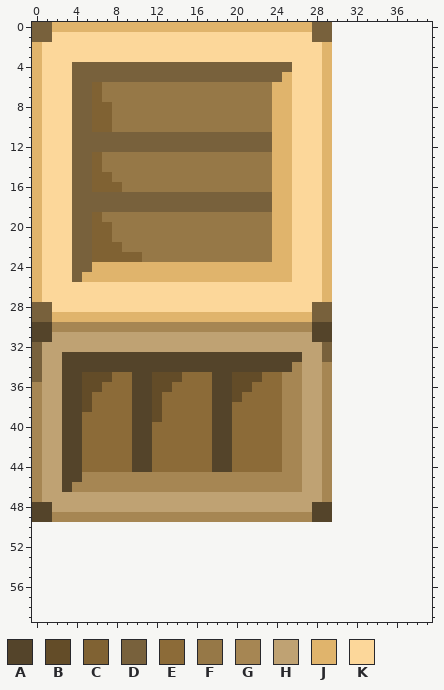
Pixel-art sprite, stored at textures/front_wall.png. Above: the version before the commit.
The file is 30x50 pixels. The old version is drawn lined up with the new one, on the new canvas.
Palette (. is transparent): A #54442a  B #634c28  C #806233  D #78613c  E #8c6b38  F #967847  G #a68653  H #bfa273  J #e0b46c  K #fcd79a
Now the later version:
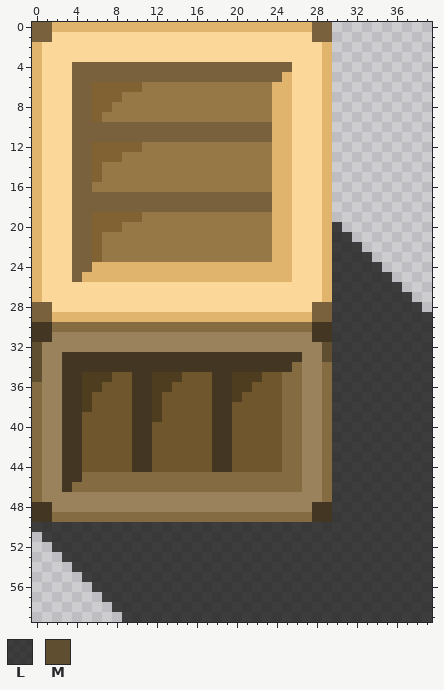
Colours new in this view: L #000000b3  M #604e30
Diff:
canvas 30x50 -> 40x60
@@ palette @@
-A #54442a
+A #433622
-B #634c28
+B #4f3d20
-E #8c6b38
+E #70562d
-G #a68653
+G #856b42
-H #bfa273
+H #99825c
@@ x 0..39 @@
  5 JKKKDDDDDDDDDDDDDDDDDDDDDJKKKJ..........
- 6 JKKKDDCFFFFFFFFFFFFFFFFFJJKKKJ..........
- 7 JKKKDDCFFFFFFFFFFFFFFFFFJJKKKJ..........
+ 6 JKKKDDCCCCCFFFFFFFFFFFFFJJKKKJ..........
+ 7 JKKKDDCCCFFFFFFFFFFFFFFFJJKKKJ..........
  8 JKKKDDCCFFFFFFFFFFFFFFFFJJKKKJ..........
- 9 JKKKDDCCFFFFFFFFFFFFFFFFJJKKKJ..........
-10 JKKKDDCCFFFFFFFFFFFFFFFFJJKKKJ..........
+ 9 JKKKDDCFFFFFFFFFFFFFFFFFJJKKKJ..........
+10 JKKKDDDDDDDDDDDDDDDDDDDDJJKKKJ..........
 11 JKKKDDDDDDDDDDDDDDDDDDDDJJKKKJ..........
-12 JKKKDDDDDDDDDDDDDDDDDDDDJJKKKJ..........
-13 JKKKDDCFFFFFFFFFFFFFFFFFJJKKKJ..........
+12 JKKKDDCCCCCFFFFFFFFFFFFFJJKKKJ..........
+13 JKKKDDCCCFFFFFFFFFFFFFFFJJKKKJ..........
 14 JKKKDDCFFFFFFFFFFFFFFFFFJJKKKJ..........
-15 JKKKDDCCFFFFFFFFFFFFFFFFJJKKKJ..........
-16 JKKKDDCCCFFFFFFFFFFFFFFFJJKKKJ..........
+15 JKKKDDCFFFFFFFFFFFFFFFFFJJKKKJ..........
+16 JKKKDDFFFFFFFFFFFFFFFFFFJJKKKJ..........
 17 JKKKDDDDDDDDDDDDDDDDDDDDJJKKKJ..........
 18 JKKKDDDDDDDDDDDDDDDDDDDDJJKKKJ..........
-19 JKKKDDCFFFFFFFFFFFFFFFFFJJKKKJ..........
-20 JKKKDDCCFFFFFFFFFFFFFFFFJJKKKJ..........
-21 JKKKDDCCFFFFFFFFFFFFFFFFJJKKKJ..........
-22 JKKKDDCCCFFFFFFFFFFFFFFFJJKKKJ..........
-23 JKKKDDCCCCCFFFFFFFFFFFFFJJKKKJ..........
-24 JKKKDDJJJJJJJJJJJJJJJJJJJJKKKJ..........
-25 JKKKDJJJJJJJJJJJJJJJJJJJJJKKKJ..........
-26 JKKKKKKKKKKKKKKKKKKKKKKKKKKKKJ..........
-27 JKKKKKKKKKKKKKKKKKKKKKKKKKKKKJ..........
-28 DDKKKKKKKKKKKKKKKKKKKKKKKKKKDD..........
-29 DDJJJJJJJJJJJJJJJJJJJJJJJJJJDD..........
-30 AAGGGGGGGGGGGGGGGGGGGGGGGGGGAA..........
-31 AAHHHHHHHHHHHHHHHHHHHHHHHHHHAA..........
-32 DHHHHHHHHHHHHHHHHHHHHHHHHHHHHD..........
-33 DHHAAAAAAAAAAAAAAAAAAAAAAAAHHD..........
-34 DHHAAAAAAAAAAAAAAAAAAAAAAAGHHG..........
-35 DHHAABBBEEAABBBEEEAABBBEEGGHHG..........
-36 GHHAABBEEEAABBEEEEAABBEEEGGHHG..........
-37 GHHAABEEEEAABEEEEEAABEEEEGGHHG..........
-38 GHHAABEEEEAABEEEEEAAEEEEEGGHHG..........
-39 GHHAAEEEEEAABEEEEEAAEEEEEGGHHG..........
-40 GHHAAEEEEEAAEEEEEEAAEEEEEGGHHG..........
-41 GHHAAEEEEEAAEEEEEEAAEEEEEGGHHG..........
-42 GHHAAEEEEEAAEEEEEEAAEEEEEGGHHG..........
-43 GHHAAEEEEEAAEEEEEEAAEEEEEGGHHG..........
-44 GHHAAEEEEEAAEEEEEEAAEEEEEGGHHG..........
-45 GHHAAGGGGGGGGGGGGGGGGGGGGGGHHG..........
-46 GHHAGGGGGGGGGGGGGGGGGGGGGGGHHG..........
-47 GHHHHHHHHHHHHHHHHHHHHHHHHHHHHG..........
-48 AAHHHHHHHHHHHHHHHHHHHHHHHHHHAA..........
-49 AAGGGGGGGGGGGGGGGGGGGGGGGGGGAA..........
-50 ........................................
-51 ........................................
-52 ........................................
-53 ........................................
-54 ........................................
-55 ........................................
-56 ........................................
-57 ........................................
-58 ........................................
-59 ........................................
+19 JKKKDDCCCCCFFFFFFFFFFFFFJJKKKJ..........
+20 JKKKDDCCCFFFFFFFFFFFFFFFJJKKKJL.........
+21 JKKKDDCFFFFFFFFFFFFFFFFFJJKKKJLL........
+22 JKKKDDCFFFFFFFFFFFFFFFFFJJKKKJLLL.......
+23 JKKKDDCFFFFFFFFFFFFFFFFFJJKKKJLLLL......
+24 JKKKDDJJJJJJJJJJJJJJJJJJJJKKKJLLLLL.....
+25 JKKKDJJJJJJJJJJJJJJJJJJJJJKKKJLLLLLL....
+26 JKKKKKKKKKKKKKKKKKKKKKKKKKKKKJLLLLLLL...
+27 JKKKKKKKKKKKKKKKKKKKKKKKKKKKKJLLLLLLLL..
+28 DDKKKKKKKKKKKKKKKKKKKKKKKKKKDDLLLLLLLLL.
+29 DDJJJJJJJJJJJJJJJJJJJJJJJJJJDDLLLLLLLLLL
+30 AAGGGGGGGGGGGGGGGGGGGGGGGGGGAALLLLLLLLLL
+31 AAHHHHHHHHHHHHHHHHHHHHHHHHHHAALLLLLLLLLL
+32 MHHHHHHHHHHHHHHHHHHHHHHHHHHHHMLLLLLLLLLL
+33 MHHAAAAAAAAAAAAAAAAAAAAAAAAHHMLLLLLLLLLL
+34 MHHAAAAAAAAAAAAAAAAAAAAAAAGHHGLLLLLLLLLL
+35 MHHAABBBEEAABBBEEEAABBBEEGGHHGLLLLLLLLLL
+36 GHHAABBEEEAABBEEEEAABBEEEGGHHGLLLLLLLLLL
+37 GHHAABEEEEAABEEEEEAABEEEEGGHHGLLLLLLLLLL
+38 GHHAABEEEEAABEEEEEAAEEEEEGGHHGLLLLLLLLLL
+39 GHHAAEEEEEAABEEEEEAAEEEEEGGHHGLLLLLLLLLL
+40 GHHAAEEEEEAAEEEEEEAAEEEEEGGHHGLLLLLLLLLL
+41 GHHAAEEEEEAAEEEEEEAAEEEEEGGHHGLLLLLLLLLL
+42 GHHAAEEEEEAAEEEEEEAAEEEEEGGHHGLLLLLLLLLL
+43 GHHAAEEEEEAAEEEEEEAAEEEEEGGHHGLLLLLLLLLL
+44 GHHAAEEEEEAAEEEEEEAAEEEEEGGHHGLLLLLLLLLL
+45 GHHAAGGGGGGGGGGGGGGGGGGGGGGHHGLLLLLLLLLL
+46 GHHAGGGGGGGGGGGGGGGGGGGGGGGHHGLLLLLLLLLL
+47 GHHHHHHHHHHHHHHHHHHHHHHHHHHHHGLLLLLLLLLL
+48 AAHHHHHHHHHHHHHHHHHHHHHHHHHHAALLLLLLLLLL
+49 AAGGGGGGGGGGGGGGGGGGGGGGGGGGAALLLLLLLLLL
+50 LLLLLLLLLLLLLLLLLLLLLLLLLLLLLLLLLLLLLLLL
+51 .LLLLLLLLLLLLLLLLLLLLLLLLLLLLLLLLLLLLLLL
+52 ..LLLLLLLLLLLLLLLLLLLLLLLLLLLLLLLLLLLLLL
+53 ...LLLLLLLLLLLLLLLLLLLLLLLLLLLLLLLLLLLLL
+54 ....LLLLLLLLLLLLLLLLLLLLLLLLLLLLLLLLLLLL
+55 .....LLLLLLLLLLLLLLLLLLLLLLLLLLLLLLLLLLL
+56 ......LLLLLLLLLLLLLLLLLLLLLLLLLLLLLLLLLL
+57 .......LLLLLLLLLLLLLLLLLLLLLLLLLLLLLLLLL
+58 ........LLLLLLLLLLLLLLLLLLLLLLLLLLLLLLLL
+59 .........LLLLLLLLLLLLLLLLLLLLLLLLLLLLLLL
